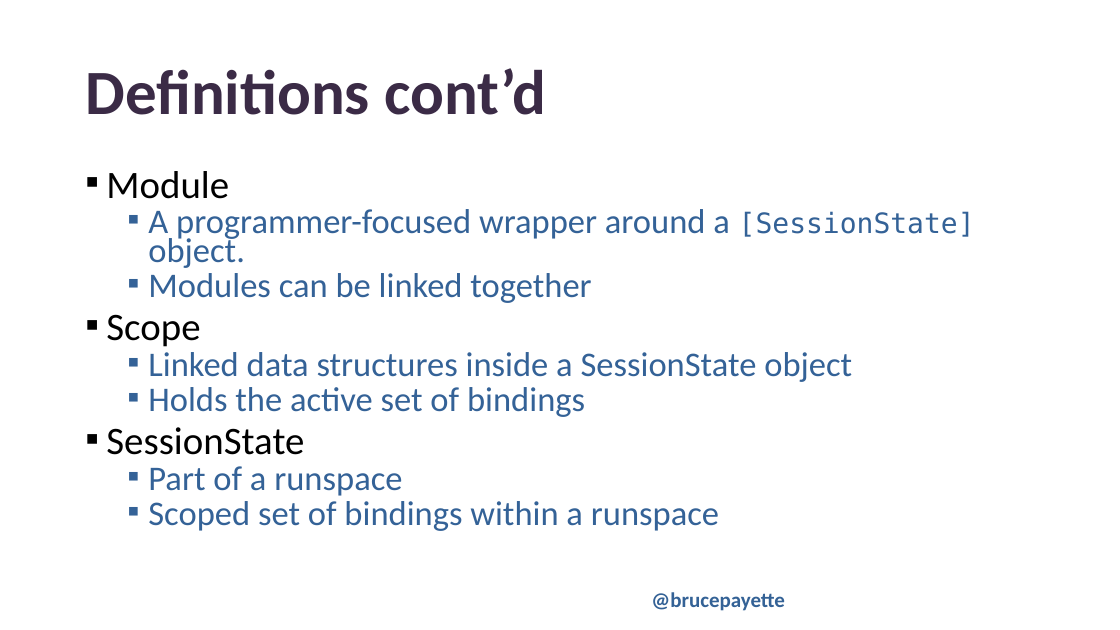
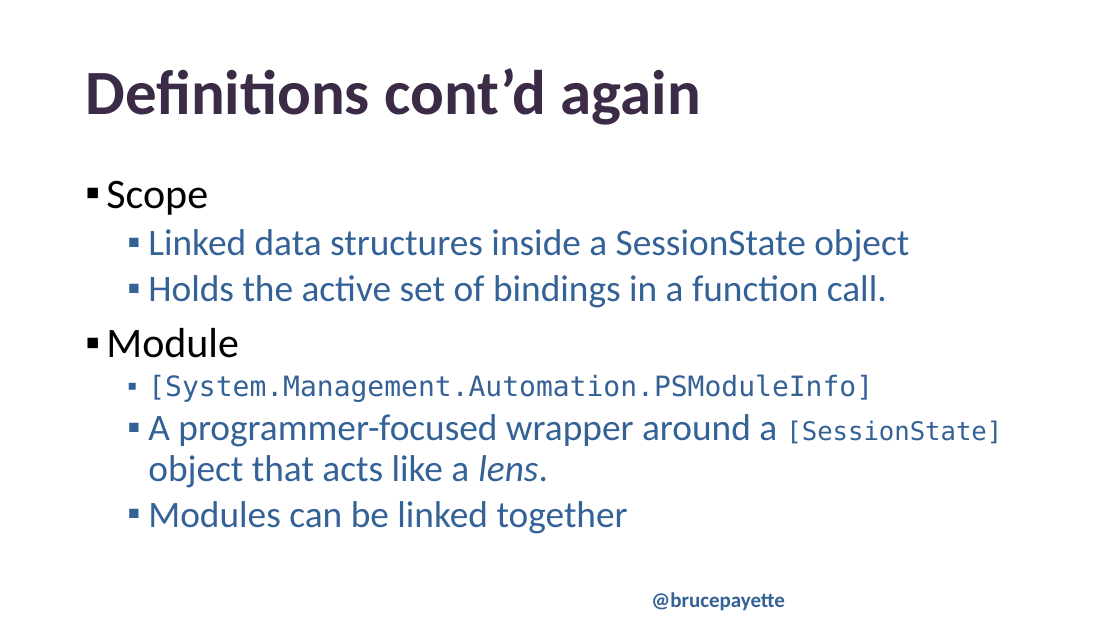
Before and after one commit to BrucePay/PSConfEU2024, a slide deck: slide 11 of payette_2024_closures.pptx (slide 9 before the commit). Drawn at 1120x630 pixels with LibreOffice and Linux fonts; fonts in the diff are those of the drawing; background and template pictures are left out. Boxes give left, top, right and bottom in pixels: in the first picture for what was removed or moved away, otherwise in the second. Text is boxed around its words. In the diff, an @@ line names an element or a change of style, - is before the commit and + after.

```diff
--- a/payette_2024_closures.pptx
+++ b/payette_2024_closures.pptx
@@ title at box(85, 68, 701, 125): text changed @@
-Definitions cont’d
+Definitions cont’d again
@@ text at box(106, 171, 975, 303): paragraphs removed @@
-▪ Module
-  ▪ A programmer-focused wrapper around a [SessionState] object.
-  ▪ Modules can be linked together
@@ text at box(106, 180, 909, 262): size 33.3 to 36 pt in "Scope"; size 29.6 to 32 pt in "Linked data structures inside a SessionState object"; line spacing 0.7 to 0.9 @@
@@ text at box(106, 275, 1002, 534): text changed; size 29.6 to 32 pt @@
-  ▪ Holds the active set of bindings
-▪ SessionState
-  ▪ Part of a runspace
-  ▪ Scoped set of bindings within a runspace
+  ▪ Holds the active set of bindings in a function call.
+▪ Module
+  ▪ [System.Management.Automation.PSModuleInfo]
+  ▪ A programmer-focused wrapper around a [SessionState] object that acts like a lens.
+  ▪ Modules can be linked together
```
Also in this commit, not shown: 5 other slides changed, 5 slides added, 1 slide removed, 1 other file.
